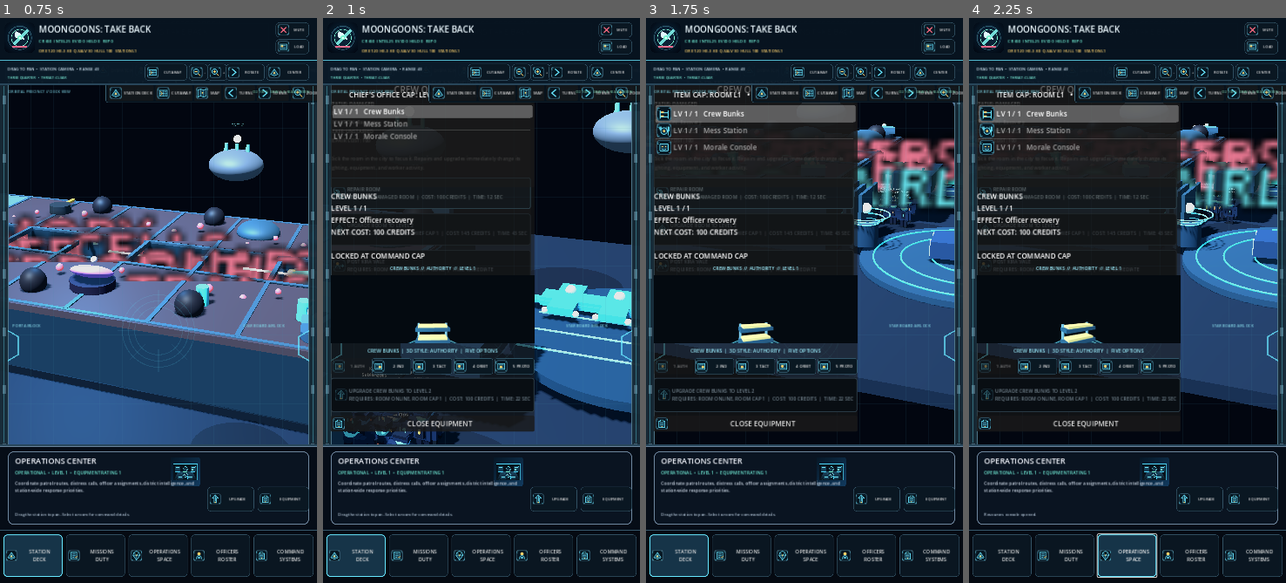
Above: before the commit, frames 1-4 (left to right).
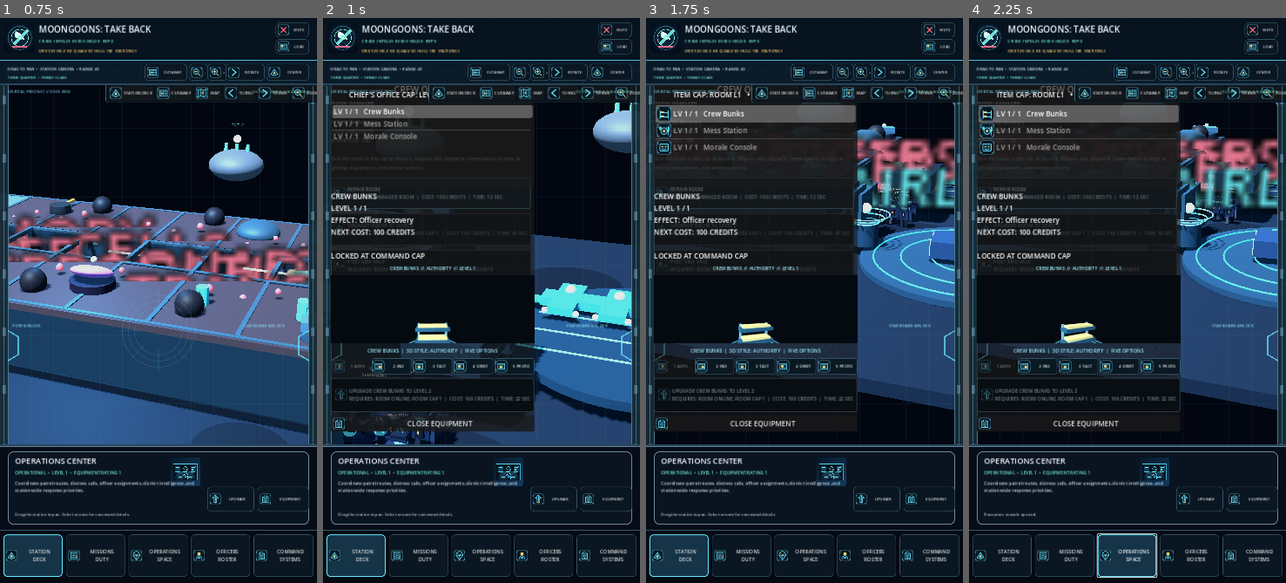
Above: after the commit, the same moments.

Repository: POTD725/MoonGoons-Take-Back
Game: Godot game, scene res://scenes/PeacekeeperStationDeck.tscn
The game is run twice, just before and just after one commit, with the same random seed, the same clock (stepped at 60 frames per second) and the same inputs.
Inputs (mouse positions are in pixels of both pictures, inside the frame that each line leads up to):
- Up to frame 1 (0.75 s): tap Enter at 0.5 s; move the mouse to (228, 272) at 0.52 s; hold D from 0.53 s (still down); tap Q at 0.6 s; click (228, 272) at 0.67 s
- Up to frame 2 (1 s): keep holding D; tap Space at 0.77 s
- Up to frame 3 (1.75 s): release D at 1.25 s; drag from (741, 328) to (788, 413) at 1.27 s
- Up to frame 4 (2.25 s): click "SYNDICATE THREAT MAP" at 2 s

Frame 1 is identical in both runs. In frame 2, 0.3% of the frame differs, in the area x 6-44%, y 69-76%; in frame 3, 0.1%; in frame 4, 0.1%.

Commit message:
Animate all on-screen station NPCs

Diff:
--- a/scripts/precinct_agent.gd
+++ b/scripts/precinct_agent.gd
@@ -19,9 +19,16 @@
 var status_label:Label3D
 var rng := RandomNumberGenerator.new()
 var step_clock:float = 0.0
+var animation_phase:float = 0.0
+var left_arm:Node3D
+var right_arm:Node3D
+var left_leg:Node3D
+var right_leg:Node3D
+var head_pivot:Node3D
 
 func configure(data:Dictionary, start_position:Vector3) -> void:
 	add_to_group("precinct_personnel")
+	add_to_group("animated_station_npcs")
 	officer_id = str(data.get("id", "worker"))
 	display_name = str(data.get("name", "Worker"))
 	role = str(data.get("class", data.get("role", "Authority")))
@@ -30,6 +37,7 @@
 	position = start_position
 	rng.seed = officer_id.hash()
 	move_speed = 1.75 + rng.randf_range(0.0, 0.8)
+	animation_phase = rng.randf_range(0.0, TAU)
 	visual_root = OfficerVisualFactory.build_authority_officer({
 		"name":display_name,
 		"division":_division_for_role(role),
@@ -39,6 +47,11 @@
 	})
 	visual_root.scale = Vector3.ONE * 0.72
 	add_child(visual_root)
+	left_arm = visual_root.get_node_or_null("ArmLeft") as Node3D
+	right_arm = visual_root.get_node_or_null("ArmRight") as Node3D
+	left_leg = visual_root.get_node_or_null("LegLeft") as Node3D
+	right_leg = visual_root.get_node_or_null("LegRight") as Node3D
+	head_pivot = visual_root.get_node_or_null("HeadPivot") as Node3D
 	status_label = Label3D.new()
 	status_label.text = display_name
 	status_label.position = Vector3(0.0, 2.15, 0.0)
@@ -75,10 +88,46 @@
 		if decision_timer <= 0.0:
 			working = true
 			work_timer = rng.randf_range(1.5, 3.5)
-	if visual_root != null:
-		var bob:float = sin(step_clock * (10.0 if walking else 2.2)) * (0.055 if walking else 0.018)
-		visual_root.position.y = bob
-		visual_root.rotation_degrees.z = sin(step_clock * 7.0) * (1.8 if walking else 0.4)
+	_animate_body()
+
+func _animate_body() -> void:
+	if visual_root == null:
+		return
+	var walk_wave:float = sin(step_clock * 10.0 + animation_phase)
+	var idle_wave:float = sin(step_clock * 2.2 + animation_phase)
+	var working_wave:float = sin(step_clock * 5.0 + animation_phase)
+	var bob:float = walk_wave * 0.055 if walking else idle_wave * 0.018
+	visual_root.position.y = bob
+	visual_root.rotation_degrees.z = walk_wave * 1.8 if walking else idle_wave * 0.4
+	if left_leg != null:
+		left_leg.rotation_degrees.x = walk_wave * 28.0 if walking else 0.0
+	if right_leg != null:
+		right_leg.rotation_degrees.x = -walk_wave * 28.0 if walking else 0.0
+	if left_arm != null:
+		left_arm.rotation_degrees.x = -walk_wave * 24.0 if walking else _work_arm_angle(true, working_wave)
+		left_arm.rotation_degrees.z = -4.0 + idle_wave * 1.5
+	if right_arm != null:
+		right_arm.rotation_degrees.x = walk_wave * 24.0 if walking else _work_arm_angle(false, working_wave)
+		right_arm.rotation_degrees.z = 4.0 - idle_wave * 1.5
+	if head_pivot != null:
+		head_pivot.rotation_degrees.y = sin(step_clock * 1.35 + animation_phase) * (7.0 if walking else 13.0)
+		head_pivot.rotation_degrees.x = working_wave * 3.0 if working else 0.0
+
+func _work_arm_angle(left_side:bool, wave:float) -> float:
+	if not working:
+		return sin(step_clock * 1.8 + animation_phase) * 2.0
+	var normalized:String = role.to_lower()
+	if normalized.contains("med"):
+		return -38.0 + wave * (13.0 if left_side else -10.0)
+	if normalized.contains("engineer") or normalized.contains("tech"):
+		return -46.0 + wave * (20.0 if left_side else -18.0)
+	if normalized.contains("marksman"):
+		return -30.0 + wave * (8.0 if left_side else -8.0)
+	if normalized.contains("guard"):
+		return -12.0 + wave * (5.0 if left_side else -5.0)
+	if normalized.contains("biker"):
+		return -25.0 + wave * (12.0 if left_side else -12.0)
+	return -18.0 + wave * (10.0 if left_side else -10.0)
 
 func _move_step(delta:float) -> void:
 	var flat_target := Vector3(target_position.x, position.y, target_position.z)
@@ -133,7 +182,7 @@
 	if normalized.contains("marksman"):
 		return "calibrating sights"
 	if normalized.contains("biker"):
-		return "servicing patrol gear"
+		return "servicing patrol craft"
 	if normalized.contains("guard"):
 		return "security duty"
 	if normalized.contains("med"):
